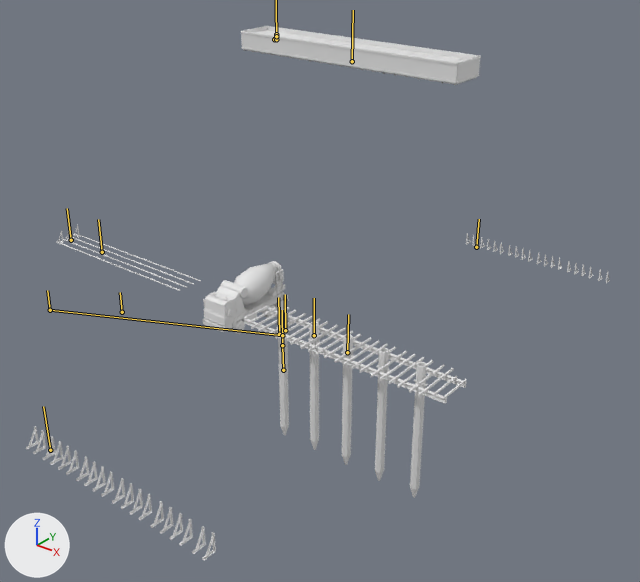
What one commit did to the FBX model Assets/AnimationScenes/Models/scene_03.fbx.
The view is the same before and after, from a camera (50 mm lens) standing at (41.6, -47.2, 37.6) and looking at (-0.7, 5.6, 4.9). Arrows for +X, +Y and +Z are at lower left; the lights stay in place. Both versions are drawn at frame 181 of the action 'Armature|anim_scene_03'; the numbers are the values there. The bones that bend it are drawn over the model as lines.

In view in the first picture: 'mixer_truck', 'tiang_pancang_cor', 'tiang_pancang_steel_cage', 'tiang_pancang_wood_cage', 'tiang_pancang_wood_plank'.
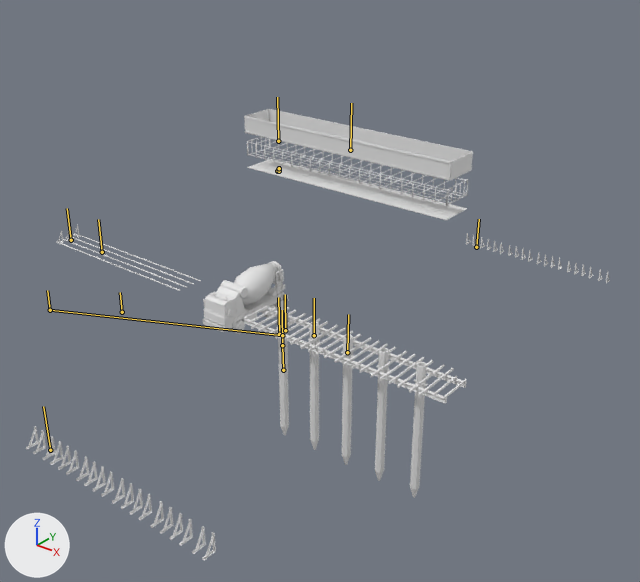
Where the change shows, as pixel boxes [x1, y1, x2, y2] in the pictures (640 x 582 px):
'tiang_pancang_wood_cage', posed (24% taller): before [241, 26, 481, 84]; after [244, 109, 473, 181]
'tiang_pancang_wood_plank', posed: before [258, 30, 468, 63]; after [248, 159, 467, 220]
'tiang_pancang_steel_cage', posed (25% taller): before [243, 30, 476, 85]; after [247, 137, 468, 206]
'tiang_pancang_concrete_fill', now drawn: after [447, 209, 466, 220]
bone 'wooden_cage', root to tip: before (352, 61) to (353, 10); after (350, 150) to (351, 103)
bone 'wood_plank', root to tip: before (274, 39) to (274, 37); after (277, 171) to (277, 168)

The change, as a list of edits to the scene's bpy script:
```text
Change bone_steel_cage:
    where bone_steel_cage = bpy.data.objects['Armature'].pose.bones['steel_cage']  # child of 'tiang_pancang'
    bone_steel_cage.location: (0.0, 21.09, 0.0) -> (0.0, 13.54, 0.0)
Change bone_wooden_cage:
    where bone_wooden_cage = bpy.data.objects['Armature'].pose.bones['wooden_cage']  # child of 'tiang_pancang'
    bone_wooden_cage.location: (0.0, 21.3, 0.0) -> (0.0, 15.34, 0.0)
Change bone_wood_plank:
    where bone_wood_plank = bpy.data.objects['Armature'].pose.bones['wood_plank']  # child of 'tiang_pancang'
    bone_wood_plank.location: (0.0, 22.15, 0.0) -> (0.0, 12.65, 0.0)
```
